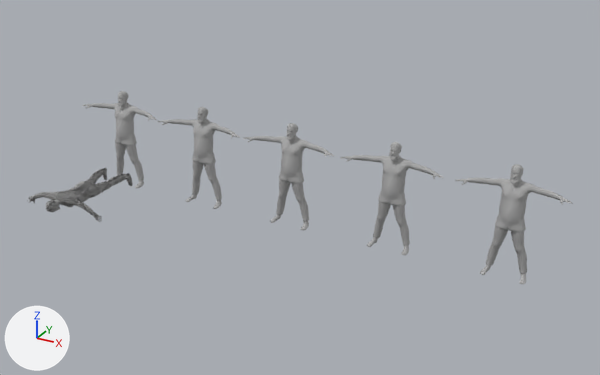
The FBX model Assets/Animaciones/habla_Capataz.FBX as it was, and as the next commit left it.
Rendered twice from a 50 mm camera at (10.77, -12.21, 6.88) aimed at (4.44, -0.71, 1.12). The axes (+X, +Y, +Z) are drawn at lower left. The lights are the same throughout. Where no turn or scale is listed for an object, it has been applied to the vertices.

Before the edit, the objects in view are built like this:
```python
ob_a = bpy.data.objects.new('A', me_mesh_005)
ob_a.location = (1.92, 0.0, 0.0)
ob_capataz_body = bpy.data.objects.new('Capataz_Body', me_mesh)
ob_capataz_body.location = (0.0, 0.0, 0.03)
ob_capataz_body001 = bpy.data.objects.new('Capataz_Body001', me_mesh_012)
ob_capataz_body001.location = (7.92, 0.0, 0.0)
ob_f = bpy.data.objects.new('F', me_mesh_008)
ob_f.location = (0.0, -0.32, 0.32)
ob_l = bpy.data.objects.new('L', me_mesh_006)
ob_l.location = (5.86, 0.0, 0.0)
ob_m = bpy.data.objects.new('m', me_mesh_009)
ob_m.location = (0.0, -0.32, 0.32)
ob_neutro = bpy.data.objects.new('Neutro', me_mesh_010)
ob_neutro.location = (0.0, -0.32, 0.32)
ob_o = bpy.data.objects.new('O', me_mesh_007)
ob_o.location = (3.86, 0.0, 0.0)
```
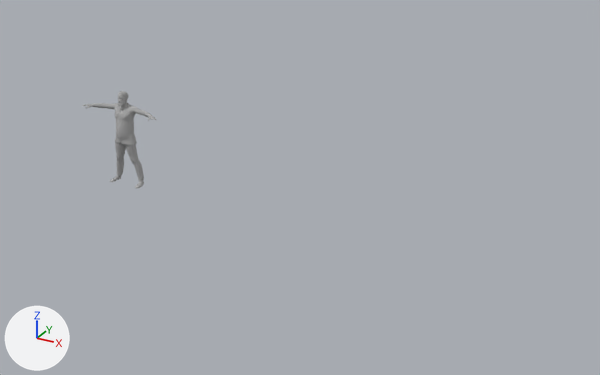
Where the change shows, as pixel boxes (x1, y1, x2, y2) in the pictures (600 x 375 px):
'Capataz_Body001', deleted
    before: (455, 164, 573, 284)
'L', deleted
    before: (340, 142, 444, 255)
'O', deleted
    before: (244, 123, 334, 230)
'A', deleted
    before: (158, 107, 240, 209)
'Neutro', deleted
    before: (27, 168, 132, 222)
'F', deleted
    before: (29, 169, 132, 221)
'm', deleted
    before: (44, 169, 132, 211)

The change, as a list of edits to the scene's bpy script:
```text
Remove ob_capataz_body001:
    ob_capataz_body001 = bpy.data.objects.new('Capataz_Body001', me_mesh_012)
    ob_capataz_body001.location = (7.92, 0.0, 0.0)
Remove ob_m:
    ob_m = bpy.data.objects.new('m', me_mesh_009)
    ob_m.location = (0.0, -0.32, 0.32)
Remove ob_f:
    ob_f = bpy.data.objects.new('F', me_mesh_008)
    ob_f.location = (0.0, -0.32, 0.32)
Remove ob_neutro:
    ob_neutro = bpy.data.objects.new('Neutro', me_mesh_010)
    ob_neutro.location = (0.0, -0.32, 0.32)
Remove ob_l:
    ob_l = bpy.data.objects.new('L', me_mesh_006)
    ob_l.location = (5.86, 0.0, 0.0)
Remove ob_o:
    ob_o = bpy.data.objects.new('O', me_mesh_007)
    ob_o.location = (3.86, 0.0, 0.0)
Remove ob_a:
    ob_a = bpy.data.objects.new('A', me_mesh_005)
    ob_a.location = (1.92, 0.0, 0.0)
```
